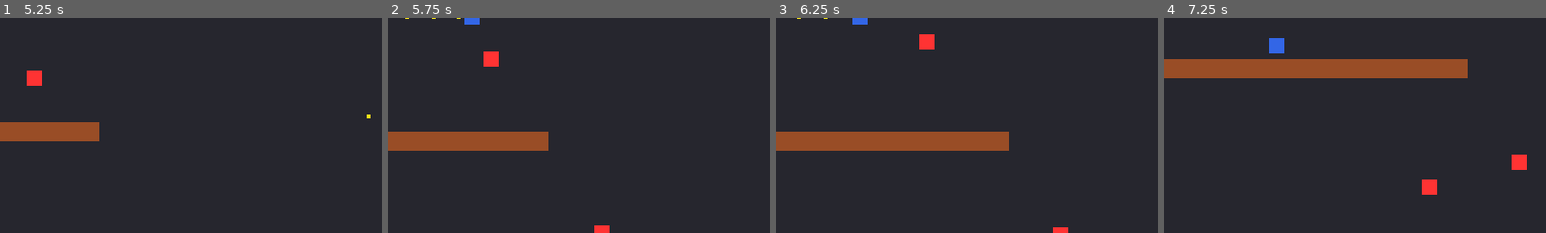
Above: before the commit, frames 1-4 (left to right).
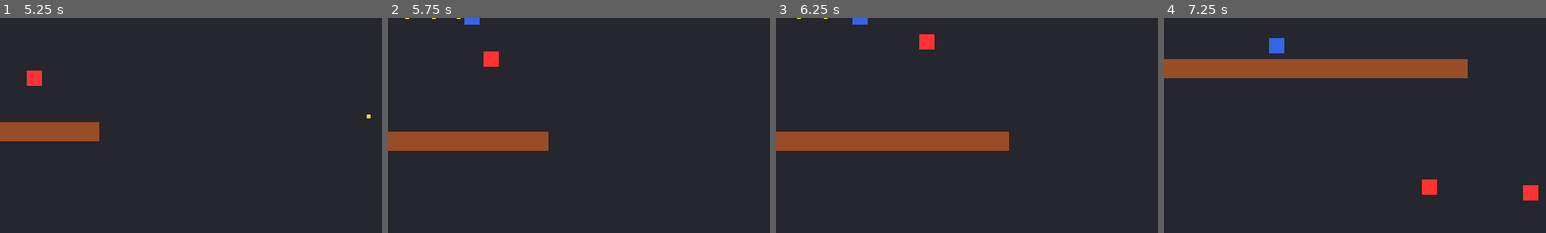
Above: after the commit, the same moments.

Repository: peter-lee97/sweaty-candy
Game: Godot game, scene res://scenes/ui/main_menu.tscn
Two runs of this game, one before a commit and one after it. Both use one fixed random seed, a clock stepped at 60 frames per second and the inputs below.
Inputs (mouse positions are % of the whole screen's width and height, from its top left):
- Up to frame 1 (5.25 s): click "SINGLE PLAYER" at 0.5 s; click "X" at 1.25 s; move the mouse to (72, 45) at 2.02 s; press the mouse at (72, 45) at 2.03 s; hold D (move_right) 2.03-2.78 s; move the mouse to (30, 55) at 2.77 s; release the mouse at (30, 55) at 2.78 s; hold S (move_down) 2.78-3.53 s; click (30, 55) at 2.85 s; move the mouse to (60, 28) at 3.52 s; press the mouse at (60, 28) at 3.53 s; hold D (move_right) 3.53-4.28 s; move the mouse to (45, 70) at 4.27 s; release the mouse at (45, 70) at 4.28 s; hold W (move_up) 4.28-5.03 s; click (45, 70) at 4.35 s; move the mouse to (80, 65) at 5.02 s; press the mouse at (80, 65) at 5.03 s; hold A (move_left) from 5.03 s (still down)
- Up to frame 2 (5.75 s): keep holding A (move_left)
- Up to frame 3 (6.25 s): keep holding A (move_left); move the mouse to (20, 35) at 5.77 s; release the mouse at (20, 35) at 5.78 s; click (20, 35) at 5.85 s
- Up to frame 4 (7.25 s): move the mouse to (55, 50) at 6.52 s; release A (move_left) at 6.53 s; press the mouse at (55, 50) at 6.53 s; hold S (move_down) from 6.53 s (still down)
The pictures show only the part of the screen within x 35-85%, y 50-100%; the shares and areas given below are measured in that part.

Frame 1 is identical in both runs. In frame 2, 0.1% of the frame differs, in the area x 54-58%, y 96-100%; in frame 3, 0.1%; in frame 4, 0.6%, in the area x 91-98%, y 63-85%.

Commit message:
able to shoot in SP & MP
- Object pooling for projectiles (50) and enemies (10) in MP mode:
  pre-allocated at startup, acquire/release per snapshot instead of
  instantiate/queue_free. PROCESS_MODE_DISABLED on pooled nodes for
  zero CPU overhead. _physics_process explicitly disabled on active
  MP nodes since snapshot controls position directly.
- VisibleOnScreenNotifier2D on enemy_base: culls off-screen _physics_process
  in SP mode (enemies outside camera zoom range skip AI entirely).

Diff:
--- a/client/scenes/enemies/enemy_base.tscn
+++ b/client/scenes/enemies/enemy_base.tscn
@@ -21,3 +21,6 @@
 [node name="VisionRay" type="RayCast2D" parent="."]
 collision_mask = 16
 enabled = true
+
+[node name="VisibilityNotifier" type="VisibleOnScreenNotifier2D" parent="."]
+rect = Rect2(-16, -16, 32, 32)
--- a/client/scripts/enemies/enemy_base.gd
+++ b/client/scripts/enemies/enemy_base.gd
@@ -9,10 +9,13 @@
 var _knockback: Vector2 = Vector2.ZERO
 
 @onready var _vision_ray: RayCast2D = $VisionRay
+@onready var _visibility_notifier: VisibleOnScreenNotifier2D = $VisibilityNotifier
 
 
 func _ready() -> void:
 	motion_mode = CharacterBody2D.MOTION_MODE_FLOATING
+	_visibility_notifier.screen_exited.connect(_on_screen_exited)
+	_visibility_notifier.screen_entered.connect(_on_screen_entered)
 
 
 func _physics_process(delta: float) -> void:
@@ -27,6 +30,16 @@
 	if _knockback.length() < 2.0:
 		_knockback = Vector2.ZERO
 	move_and_slide()
+
+
+func _on_screen_exited() -> void:
+	if not GameData.multiplayer_session_active:
+		set_physics_process(false)
+
+
+func _on_screen_entered() -> void:
+	if not GameData.multiplayer_session_active:
+		set_physics_process(true)
 
 
 func _has_line_of_sight(target: Node2D) -> bool:
--- a/client/scripts/game/game_manager.gd
+++ b/client/scripts/game/game_manager.gd
@@ -1,4 +1,7 @@
 extends Node2D
+
+const PROJ_POOL_SIZE: int = 50
+const ENEMY_POOL_SIZE: int = 10
 
 @onready var _player_spawn: Marker2D = %PlayerSpawn
 
@@ -8,6 +11,11 @@
 var _remote_player_nodes: Dictionary = {}
 var _server_enemy_nodes: Dictionary = {}
 var _server_projectile_nodes: Dictionary = {}
+var _projectile_pool: Array[Node] = []
+var _enemy_pool: Array[Node] = []
+
+const _enemy_scene: PackedScene = preload("res://scenes/enemies/enemy_base.tscn")
+const _projectile_scene: PackedScene = preload("res://scenes/projectiles/projectile.tscn")
 
 
 func _ready() -> void:
@@ -19,9 +27,58 @@
 		_spawn_test_enemies()
 
 	if GameData.multiplayer_session_active:
+		_populate_pools()
 		_setup_network_mode()
 	else:
 		_spawn_player()
+
+
+func _populate_pools() -> void:
+	for i in range(PROJ_POOL_SIZE):
+		var proj: Node = _projectile_scene.instantiate()
+		proj.hide()
+		proj.process_mode = Node.PROCESS_MODE_DISABLED
+		add_child(proj)
+		_projectile_pool.append(proj)
+
+	for i in range(ENEMY_POOL_SIZE):
+		var enemy: Node = _enemy_scene.instantiate()
+		enemy.hide()
+		enemy.process_mode = Node.PROCESS_MODE_DISABLED
+		%EntityContainer/Enemies.add_child(enemy)
+		_enemy_pool.append(enemy)
+
+
+func _acquire_proj() -> Node:
+	if _projectile_pool.is_empty():
+		return null
+	var proj: Node = _projectile_pool.pop_back()
+	proj.show()
+	proj.process_mode = Node.PROCESS_MODE_INHERIT
+	proj.set_physics_process(false)
+	return proj
+
+
+func _release_proj(proj: Node) -> void:
+	proj.hide()
+	proj.process_mode = Node.PROCESS_MODE_DISABLED
+	_projectile_pool.append(proj)
+
+
+func _acquire_enemy() -> Node:
+	if _enemy_pool.is_empty():
+		return null
+	var enemy: Node = _enemy_pool.pop_back()
+	enemy.show()
+	enemy.process_mode = Node.PROCESS_MODE_INHERIT
+	enemy.set_physics_process(false)
+	return enemy
+
+
+func _release_enemy(enemy: Node) -> void:
+	enemy.hide()
+	enemy.process_mode = Node.PROCESS_MODE_DISABLED
+	_enemy_pool.append(enemy)
 
 
 func _setup_network_mode() -> void:
@@ -45,10 +102,6 @@
 	var aim_dir: Vector2 = _local_player._aim_direction
 	var wants_shoot: bool = Input.is_action_pressed("shoot") and not GameEvents.ui_blocking_input
 	NetworkClient.send_player_intent(_network_tick, move_dir, aim_dir, wants_shoot, 0)
-
-
-const _enemy_scene: PackedScene = preload("res://scenes/enemies/enemy_base.tscn")
-const _projectile_scene: PackedScene = preload("res://scenes/projectiles/projectile.tscn")
 
 
 func _apply_snapshot(snapshot: Dictionary) -> void:
@@ -80,10 +133,10 @@
 		var ed: Dictionary = server_enemies[eid_str]
 		existing_enemy_ids.append(eid_str)
 		if not _server_enemy_nodes.has(eid_str):
-			var enemy: Node = _enemy_scene.instantiate()
-			enemy.global_position = ed.get("position", Vector2.ZERO)
-			%EntityContainer/Enemies.add_child(enemy)
-			_server_enemy_nodes[eid_str] = enemy
+			var enemy: Node = _acquire_enemy()
+			if enemy:
+				enemy.global_position = ed.get("position", Vector2.ZERO)
+				_server_enemy_nodes[eid_str] = enemy
 		else:
 			var enemy: Node = _server_enemy_nodes[eid_str]
 			enemy.global_position = enemy.global_position.lerp(ed.get("position", Vector2.ZERO), 0.35)
@@ -92,7 +145,7 @@
 		if not existing_enemy_ids.has(eid_str):
 			var enemy: Node = _server_enemy_nodes[eid_str]
 			GameEvents.enemy_killed.emit(enemy.global_position, 100)
-			enemy.queue_free()
+			_release_enemy(enemy)
 			_server_enemy_nodes.erase(eid_str)
 
 	var server_projectiles: Dictionary = snapshot.get("projectiles", {})
@@ -101,12 +154,12 @@
 		var pd: Dictionary = server_projectiles[pid_str]
 		existing_proj_ids.append(pid_str)
 		if not _server_projectile_nodes.has(pid_str):
-			var proj: Node = _projectile_scene.instantiate()
-			proj.global_position = pd.get("position", Vector2.ZERO)
-			if proj.has_method("set_direction"):
-				proj.set_direction(pd.get("direction", Vector2.RIGHT))
-			add_child(proj)
-			_server_projectile_nodes[pid_str] = proj
+			var proj: Node = _acquire_proj()
+			if proj:
+				proj.global_position = pd.get("position", Vector2.ZERO)
+				if proj.has_method("set_direction"):
+					proj.set_direction(pd.get("direction", Vector2.RIGHT))
+				_server_projectile_nodes[pid_str] = proj
 		else:
 			var proj: Node = _server_projectile_nodes[pid_str]
 			proj.global_position = pd.get("position", Vector2.ZERO)
@@ -114,7 +167,7 @@
 	for pid_str in _server_projectile_nodes.keys():
 		if not existing_proj_ids.has(pid_str):
 			var proj: Node = _server_projectile_nodes[pid_str]
-			proj.queue_free()
+			_release_proj(proj)
 			_server_projectile_nodes.erase(pid_str)
 
 
